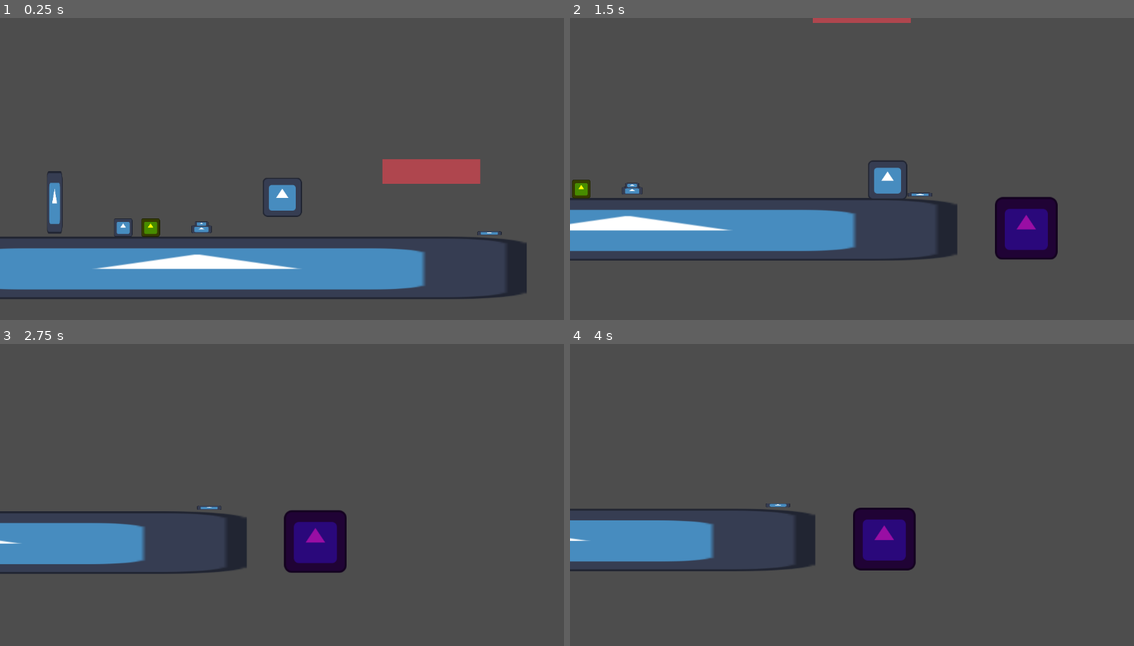
Above: before the commit, frames 1-4 (two rows, left to right).
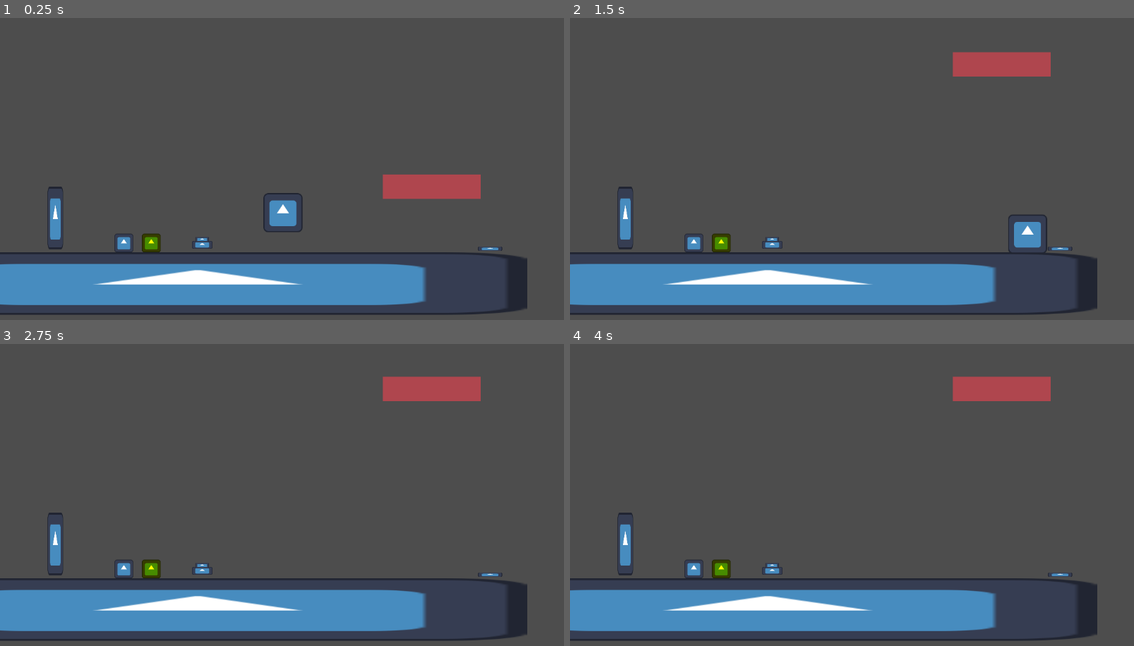
Above: after the commit, the same moments.

Repository: Monczak/warsztatyletni2025
Game: Godot game, scene res://src/SosivoWorld.tscn
Two runs of this game, one before a commit and one after it. Both use one fixed random seed, a clock stepped at 60 frames per second and the inputs below. This scene is started directly instead of the project's main scene. The engine's default icon, where the game draws it, is replaced by a stand-in: a white triangle on a blue panel in a dark square.
Inputs (mouse positions are in pixels of both pictures, inside the frame that each line leads up to):
- Up to frame 1 (0.25 s): no input
- Up to frame 2 (1.5 s): move the mouse to (976, 159) at 0.52 s; hold Right (MoveRight) from 0.53 s (still down); tap Z (Interact) at 0.6, 1.35 s; click (976, 159) at 0.67 s; tap Up (Jump) at 0.77 s; move the mouse to (739, 193) at 1.27 s
- Up to frame 3 (2.75 s): tap Up (Jump) at 1.52 s; move the mouse to (338, 431) at 2.02 s; release Right (MoveRight) at 2.03 s; hold Left (MoveLeft) from 2.03 s (still down); tap Z (Interact) at 2.1 s
- Up to frame 4 (4 s): move the mouse to (823, 564) at 2.77 s; release Left (MoveLeft) at 2.78 s; hold Right (MoveRight) from 2.78 s (still down); tap Z (Interact) at 2.85, 3.6 s; click (823, 564) at 2.92 s; tap Up (Jump) at 3.02, 3.77 s; tap Enter at 3.5 s; move the mouse to (1021, 549) at 3.52 s

The runs differ from the first frame. In frame 1, 15% of the frame differs, in the area x 0-94%, y 46-99%; in frame 2, 25%, in the area x 0-94%, y 0-99%; in frame 3, 21%; in frame 4, 21%.
Error in both runs: Attempt to call function 'load_world' in base 'null instance' on a null instance. (res://src/singletons/Game.gd:43)

Commit message:
Move Player to Level

Diff:
--- a/src/Level.tscn
+++ b/src/Level.tscn
@@ -13,6 +13,7 @@
 [ext_resource type="PackedScene" uid="uid://yh50ob3gsxfb" path="res://src/objects/Button.tscn" id="12_ieepj"]
 [ext_resource type="PackedScene" uid="uid://b55tg1lipk3m5" path="res://src/objects/JumpPad.tscn" id="12_lpfcl"]
 [ext_resource type="PackedScene" uid="uid://4o6evssusvq0" path="res://src/objects/Exit.tscn" id="13_e45qv"]
+[ext_resource type="PackedScene" uid="uid://cc54w6n5ncad1" path="res://src/objects/Player.tscn" id="14_o64fp"]
 
 [sub_resource type="Resource" id="Resource_gjcj3"]
 script = ExtResource("11_881yx")
@@ -64,3 +65,6 @@
 
 [node name="Exit" parent="." instance=ExtResource("13_e45qv")]
 position = Vector2(-693, 93)
+
+[node name="Player" parent="." instance=ExtResource("14_o64fp")]
+position = Vector2(2, 16)
--- a/src/World.gd
+++ b/src/World.gd
@@ -18,5 +18,5 @@
 func spawn_player() -> Player:
     var player := player_tscn.instantiate() as Player
     player.global_position = get_level().get_player_respawn_point().global_position
-    add_child(player)
+    _level.add_child(player)
     return player
--- a/src/World.tscn
+++ b/src/World.tscn
@@ -12,9 +12,6 @@
 [node name="Camera2D" type="Camera2D" parent="." node_paths=PackedStringArray("target")]
 script = ExtResource("1_5iml6")
 acceleration = 5
-target = NodePath("../Player")
+target = NodePath("../Level/Player")
 
 [node name="Level" parent="." instance=ExtResource("1_kbm2b")]
-
-[node name="Player" parent="." instance=ExtResource("2_2o6v2")]
-position = Vector2(2, 16)
--- a/src/singletons/Game.gd
+++ b/src/singletons/Game.gd
@@ -43,6 +43,10 @@
     _root.load_world()
     start.emit()
 
+    await get_tree().process_frame
+
+    get_camera().target = get_level().get_node("Player")
+
 
 func _ready() -> void:
     reset_game()
Not shown: 1 places in src/Level.tscn that only renumber resources
